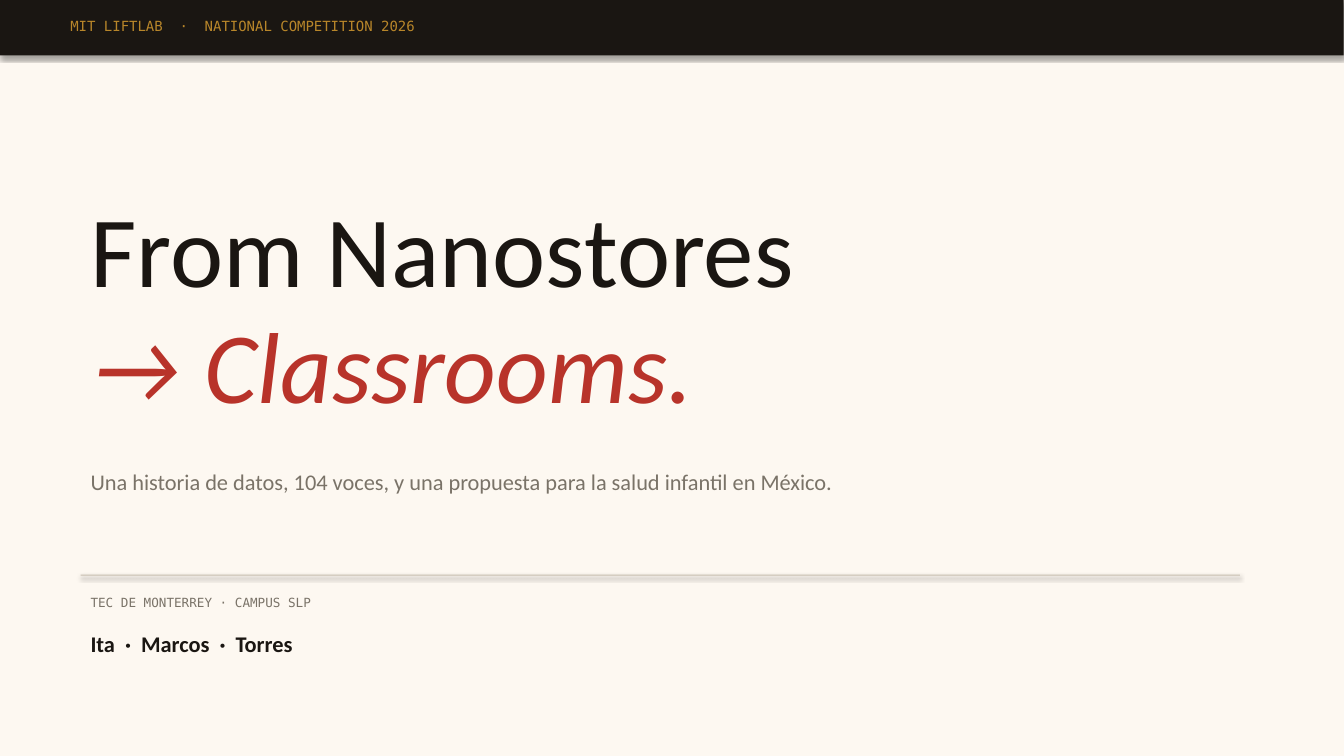
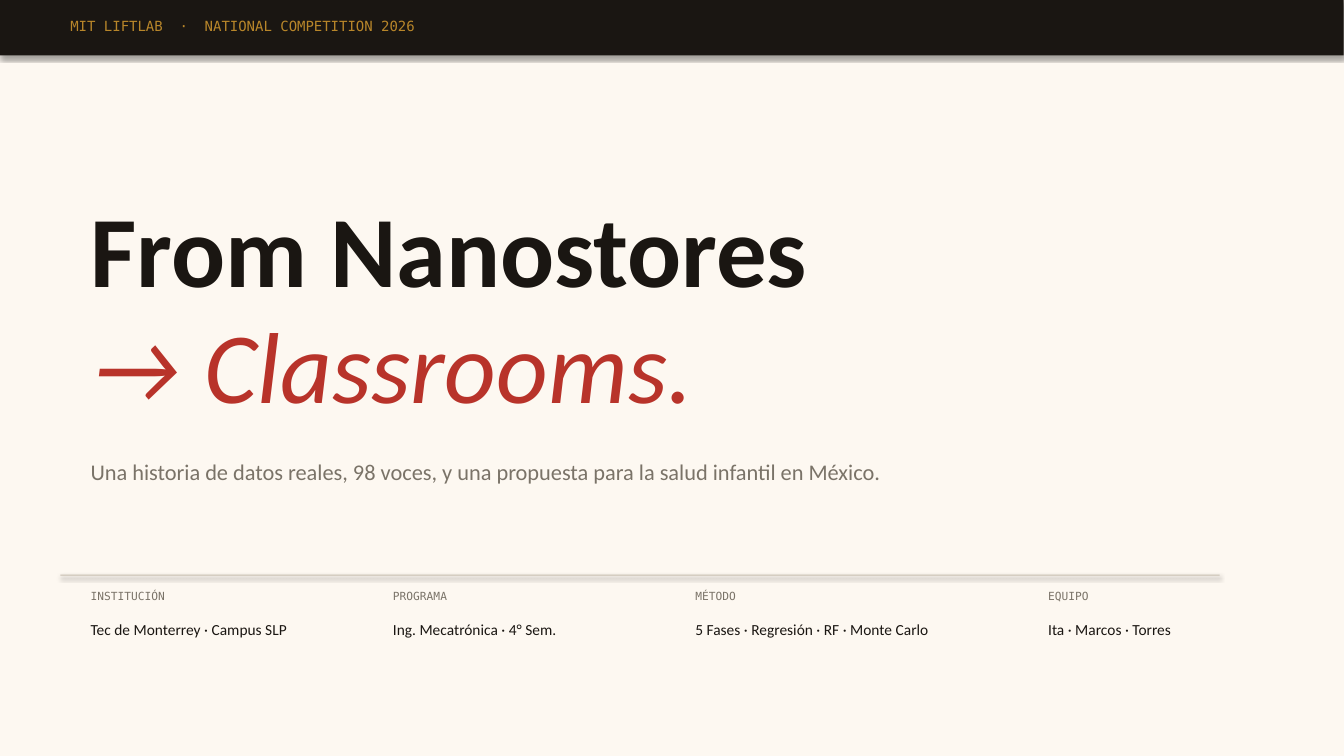
Before and after one commit to torrescarlos021/mit-liftlab-2026, a slide deck: slide 1 of mit-liftlab-2026/MIT_LiftLab_2026_Storytelling.pptx. Drawn at 1344x756 pixels with LibreOffice and Linux fonts; fonts in the diff are those of the drawing. Boxes give left, top, right and bottom in pixels: in the first picture for what was removed or moved away, otherwise in the second. Text is boxed around its words. In the diff, an @@ line names an element or a change of style, - is before the commit and + after.

```diff
--- a/mit-liftlab-2026/MIT_LiftLab_2026_Storytelling.pptx
+++ b/mit-liftlab-2026/MIT_LiftLab_2026_Storytelling.pptx
@@ text "From Nanostores" at (x1=91, y1=221, x2=807, y2=288): bold on @@
@@ text at (x1=91, y1=464, x2=880, y2=484): text changed @@
-Una historia de datos, 104 voces, y una propuesta para la salud infantil en México.
+Una historia de datos reales, 98 voces, y una propuesta para la salud infantil en México.
@@ rectangle moved from (x1=81, y1=575, x2=1240, y2=576) to (x1=60, y1=575, x2=1220, y2=576) @@
@@ text added at (x1=91, y1=591, x2=165, y2=600), 8 pt, text #7A7368 @@
+INSTITUCIÓN
@@ text added at (x1=393, y1=592, x2=447, y2=600), 8 pt, text #7A7368 @@
+PROGRAMA
@@ text added at (x1=695, y1=592, x2=736, y2=600), 8 pt, text #7A7368 @@
+MÉTODO
@@ text added at (x1=1048, y1=592, x2=1089, y2=601), 8 pt, text #7A7368 @@
+EQUIPO
@@ text at (x1=91, y1=624, x2=287, y2=638): text changed; size 9 to 11 pt; font DejaVu Sans Mono to Calibri; text colour #7A7368 to #1A1612 @@
-TEC DE MONTERREY · CAMPUS SLP
+Tec de Monterrey · Campus SLP
@@ text added at (x1=393, y1=624, x2=556, y2=638), 11 pt, text #1A1612 @@
+Ing. Mecatrónica · 4° Sem.
@@ text added at (x1=695, y1=624, x2=929, y2=638), 11 pt, text #1A1612 @@
+5 Fases · Regresión · RF · Monte Carlo
@@ text "Ita · Marcos · Torres" moved from (x1=91, y1=637, x2=293, y2=652) to (x1=1048, y1=625, x2=1171, y2=635) @@
@@ text "Ita · Marcos · Torres" at (x1=1048, y1=625, x2=1171, y2=635): size 16 to 11 pt, bold off @@
```
Also in this commit, not shown: 10 other slides changed, 5 slides added, 3 slides removed, 19 other files.
